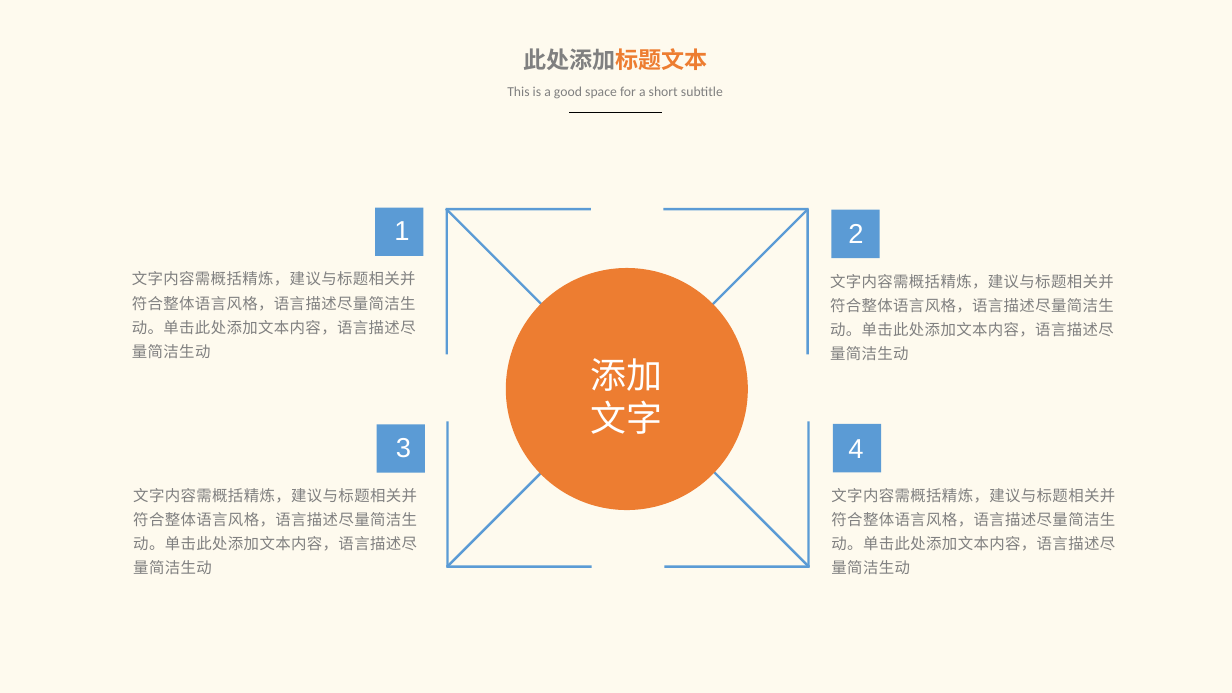
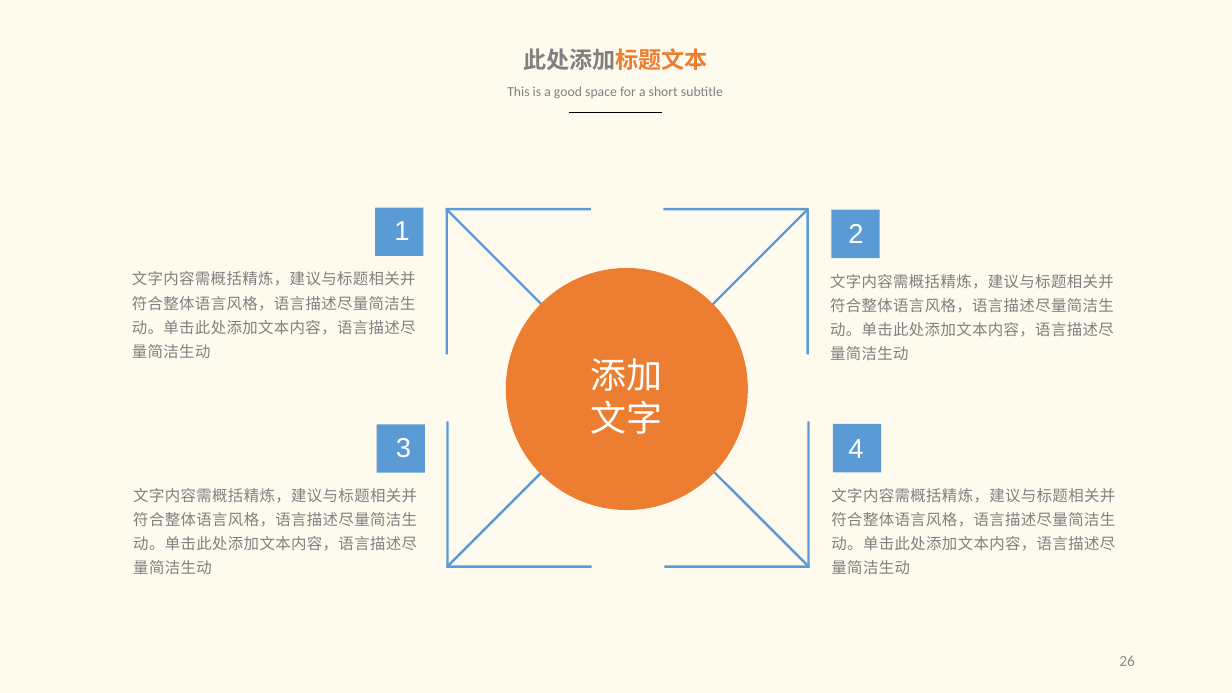
Before and after one commit to king1314okok/littlejsDesign, a slide deck: slide 26 of littleJS/论文/021115213 王毅 答辩PPT.pptx (slide 24 before the commit). Drawn at 1232x693 pixels with LibreOffice and Linux fonts; fonts in the diff are those of the drawing. Boxes give left, top, right and bottom in pixels: in the first picture for what was removed or moved away, otherwise in the second. Text is boxed around its words. In the diff, an @@ line names an element or a change of style, - is before the commit and + after.

```diff
--- a/littleJS/论文/021115213 王毅 答辩PPT.pptx
+++ b/littleJS/论文/021115213 王毅 答辩PPT.pptx
@@ page number added at <box>1119,655,1135,666</box>, 9 pt, text #8C8C8C @@
+26
```
Also in this commit, not shown: 11 other slides changed, 16 slides added, 16 slides removed.
